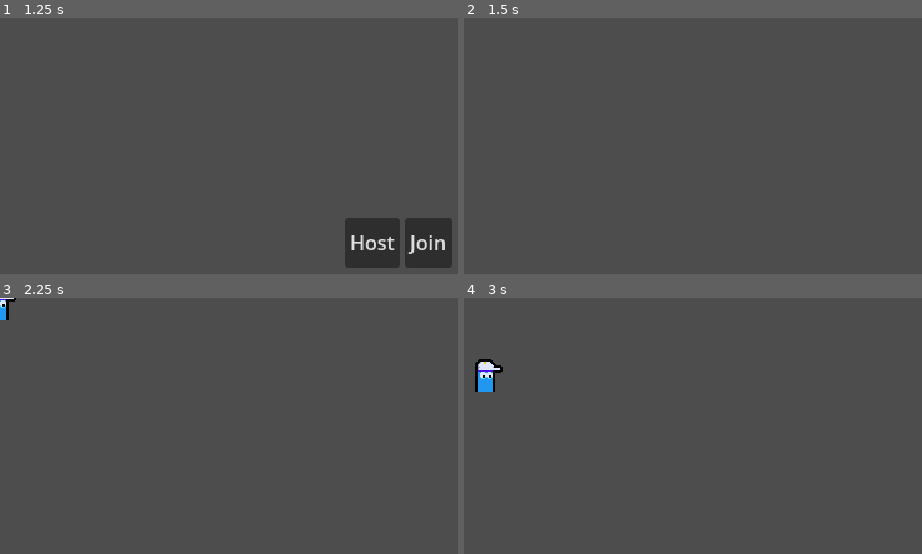
Above: before the commit, frames 1-4 (two rows, left to right).
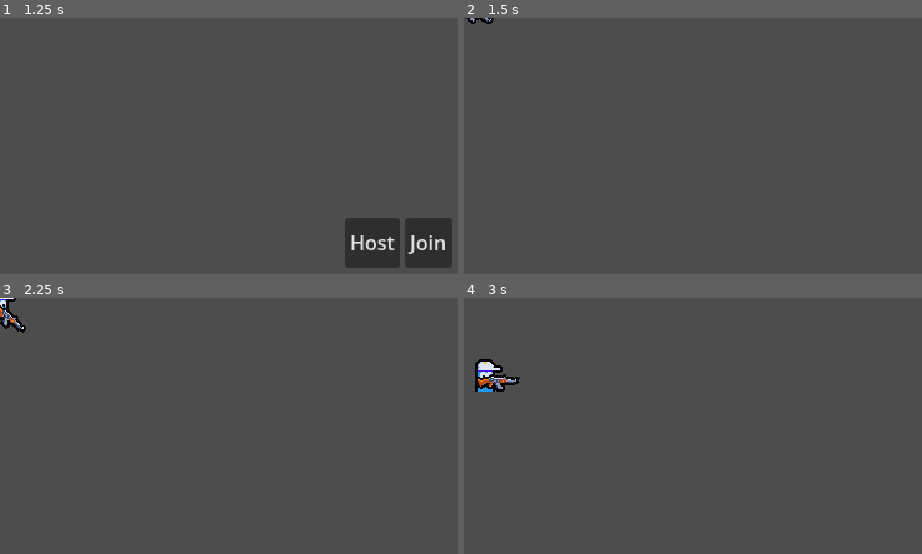
Above: after the commit, the same moments.

Repository: bartoszcholewa/2d-multiplayer-course
Game: Godot game, scene res://ui/main_menu/main_menu.tscn
Two runs of this game, one before a commit and one after it. Both use one fixed random seed, a clock stepped at 60 frames per second and the inputs below.
Inputs (mouse positions are in pixels of both pictures, inside the frame that each line leads up to):
- Up to frame 1 (1.25 s): tap Enter at 0.5 s; move the mouse to (outside the picture) at 0.52 s; hold D (move_right) from 0.53 s (still down)
- Up to frame 2 (1.5 s): release D (move_right) at 1.25 s; click "Host" at 1.25 s
- Up to frame 3 (2.25 s): tap Space at 2 s; move the mouse to (238, 546) at 2.02 s; hold S (move_down) from 2.03 s (still down)
- Up to frame 4 (3 s): move the mouse to (outside the picture) at 2.77 s; release S (move_down) at 2.78 s; hold D (move_right) from 2.78 s (still down)

Frame 1 is identical in both runs. In frame 2, 0.1% of the frame differs, in the area x 0-7%, y 0-3%; in frame 3, 0.3%; in frame 4, 0.4%, in the area x 3-13%, y 29-37%.

Commit message:
Lesson 12 - Player Weapon

Diff:
--- a/components/player_input_synchronizer_component.gd
+++ b/components/player_input_synchronizer_component.gd
@@ -1,7 +1,10 @@
 class_name PlayerInputSynchronizerComponent
 extends MultiplayerSynchronizer
 
+@export var aim_root: Node2D
+
 var movement_vector: Vector2 = Vector2.ZERO
+var aim_vector: Vector2 = Vector2.RIGHT
 
 func _process(_delta: float) -> void:
 	if is_multiplayer_authority():
@@ -14,3 +17,4 @@
 		"move_up",
 		"move_down"
 	)
+	aim_vector = aim_root.global_position.direction_to(aim_root.get_global_mouse_position())
--- a/components/player_input_synchronizer_component.tscn
+++ b/components/player_input_synchronizer_component.tscn
@@ -6,6 +6,9 @@
 properties/0/path = NodePath(".:movement_vector")
 properties/0/spawn = true
 properties/0/replication_mode = 2
+properties/1/path = NodePath(".:aim_vector")
+properties/1/spawn = true
+properties/1/replication_mode = 1
 
 [node name="PlayerInputSynchronizerComponent" type="MultiplayerSynchronizer"]
 root_path = NodePath(".")
--- a/entities/player/player.gd
+++ b/entities/player/player.gd
@@ -2,6 +2,7 @@
 extends CharacterBody2D
 
 @onready var player_input_synchronizer_component: PlayerInputSynchronizerComponent = $PlayerInputSynchronizerComponent
+@onready var weapon_root: Node2D = $WeaponRoot
 
 var input_multiplayer_authority: int
 
@@ -9,10 +10,13 @@
 	# Set player authority as soon as node is ready
 	player_input_synchronizer_component.set_multiplayer_authority(input_multiplayer_authority)
 
-	# Only process this node from server, but not client
-	set_process(is_multiplayer_authority())
-
 
 func _process(_delta: float) -> void:
-	velocity = player_input_synchronizer_component.movement_vector * 100
-	move_and_slide()
+	# Rotate and point weapon at mouse position (aim_vector)
+	var aim_position: Vector2 = weapon_root.global_position + player_input_synchronizer_component.aim_vector
+	weapon_root.look_at(aim_position)
+
+	# Move players only from the server
+	if is_multiplayer_authority():
+		velocity = player_input_synchronizer_component.movement_vector * 100
+		move_and_slide()
--- a/entities/player/player.tscn
+++ b/entities/player/player.tscn
@@ -1,8 +1,9 @@
-[gd_scene load_steps=6 format=3 uid="uid://cse7rqp64wxuc"]
+[gd_scene load_steps=7 format=3 uid="uid://cse7rqp64wxuc"]
 
 [ext_resource type="Script" uid="uid://e2jjib042yck" path="res://entities/player/player.gd" id="1_symyc"]
 [ext_resource type="PackedScene" uid="uid://b0kh3n1oamod5" path="res://components/player_input_synchronizer_component.tscn" id="2_abrql"]
 [ext_resource type="Texture2D" uid="uid://od15r4p3lngw" path="res://entities/player/player-medium.png" id="3_sglur"]
+[ext_resource type="Texture2D" uid="uid://h0ejutrxds61" path="res://entities/player/rifle.png" id="4_bls4j"]
 
 [sub_resource type="SceneReplicationConfig" id="SceneReplicationConfig_abrql"]
 properties/0/path = NodePath(".:global_position")
@@ -15,7 +16,8 @@
 collision_layer = 0
 script = ExtResource("1_symyc")
 
-[node name="PlayerInputSynchronizerComponent" parent="." instance=ExtResource("2_abrql")]
+[node name="PlayerInputSynchronizerComponent" parent="." node_paths=PackedStringArray("aim_root") instance=ExtResource("2_abrql")]
+aim_root = NodePath("../WeaponRoot")
 
 [node name="MultiplayerSynchronizer" type="MultiplayerSynchronizer" parent="."]
 replication_config = SubResource("SceneReplicationConfig_abrql")
@@ -25,6 +27,16 @@
 centered = false
 offset = Vector2(-9, -26)
 
+[node name="WeaponRoot" type="Node2D" parent="."]
+position = Vector2(0, -9)
+
+[node name="Sprite2D" type="Sprite2D" parent="WeaponRoot"]
+position = Vector2(6, 0)
+texture = ExtResource("4_bls4j")
+centered = false
+offset = Vector2(-15, -6)
+
 [node name="CollisionShape2D" type="CollisionShape2D" parent="."]
+visible = false
 position = Vector2(0, -10)
 shape = SubResource("CircleShape2D_sfv1e")
Binary file added: entities/player/rifle.png
Not shown, added: entities/player/rifle.png.import
